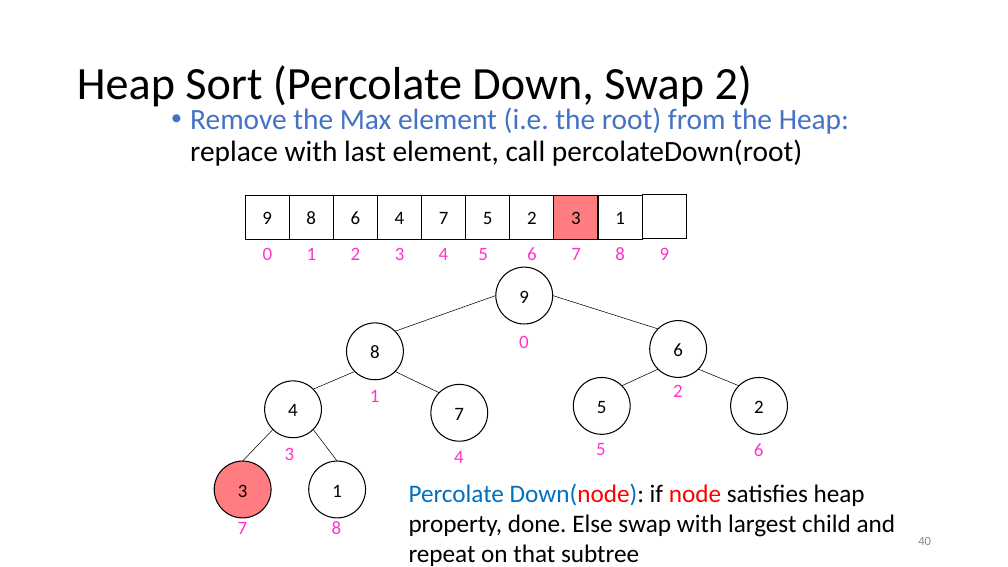
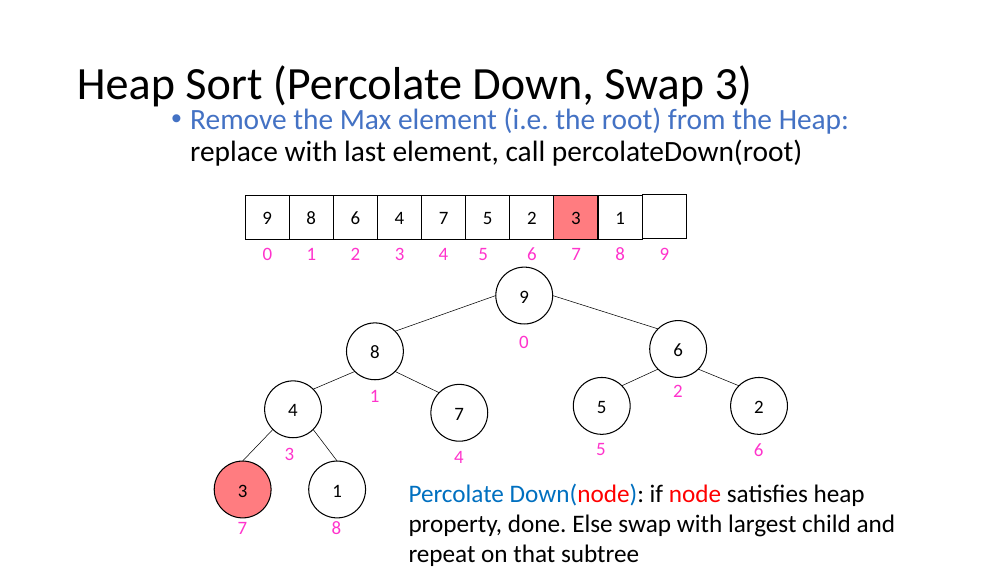
Before and after one commit to natebrunelle/cse332, a slide deck: slide 40 of markdown/files/slides/lecture12_sorting1.pptx. Drawn at 1008x567 pixels with LibreOffice and Linux fonts; fonts in the diff are those of the drawing. Boxes give left, top, right and bottom in pixels: in the first picture for what was removed or moved away, otherwise in the second. Text is boxed around its words. In the diff, an @@ line names an element or a change of style, - is before the commit and + after.

```diff
--- a/markdown/files/slides/lecture12_sorting1.pptx
+++ b/markdown/files/slides/lecture12_sorting1.pptx
@@ title at [77, 65, 752, 111]: text changed @@
-Heap Sort (Percolate Down, Swap 2)
+Heap Sort (Percolate Down, Swap 3)
@@ page number removed at [918, 537, 931, 545] @@
-40
```
Also in this commit, not shown: 11 other slides changed, 27 slides removed, 11 other files.
